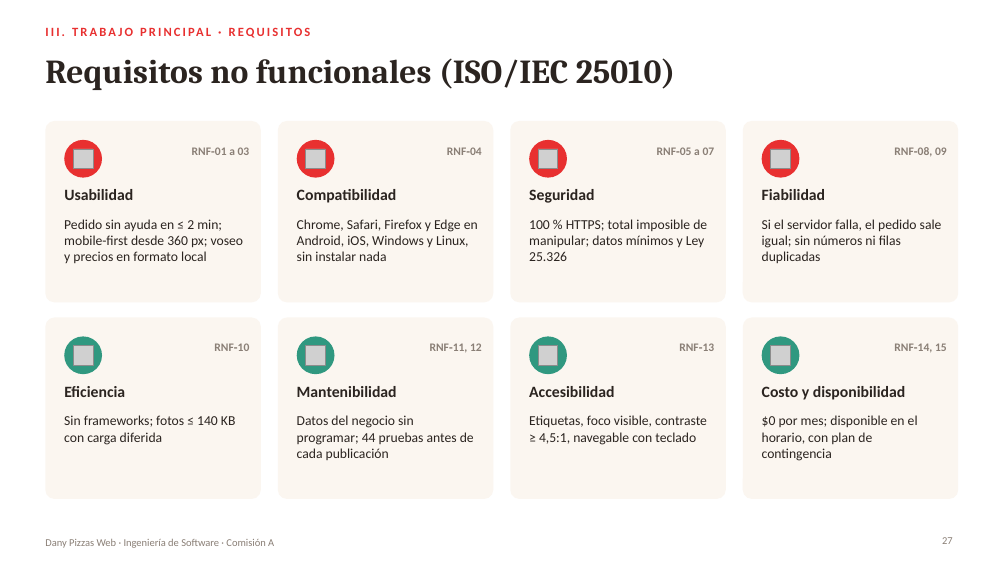
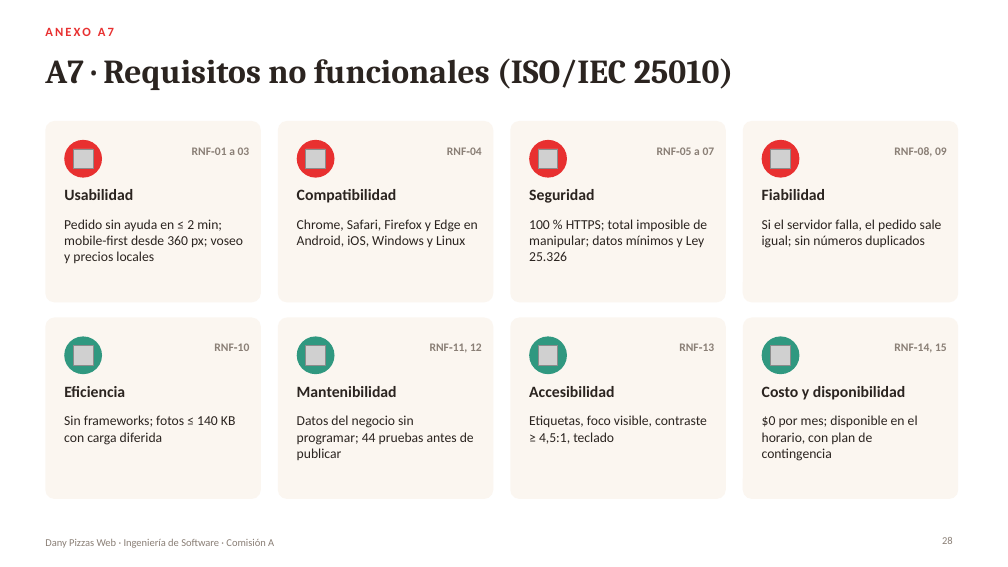
Before and after one commit to CastroMaximo/DanyPizzas, a slide deck: slide 28 of docs/presentacion/DanyPizzas_Presentacion.pptx (slide 27 before the commit). Drawn at 1008x567 pixels with LibreOffice and Linux fonts; fonts in the diff are those of the drawing; grey boxes stand for pictures. Boxes give left, top, right and bottom in pixels: in the first picture for what was removed or moved away, otherwise in the second. Text is boxed around its words. In the diff, an @@ line names an element or a change of style, - is before the commit and + after.

```diff
--- a/docs/presentacion/DanyPizzas_Presentacion.pptx
+++ b/docs/presentacion/DanyPizzas_Presentacion.pptx
@@ text at <box>45,27,114,36</box>: text changed @@
-III. TRABAJO PRINCIPAL · REQUISITOS
+ANEXO A7
@@ title at <box>45,58,733,90</box>: text changed @@
-Requisitos no funcionales (ISO/IEC 25010)
+A7 · Requisitos no funcionales (ISO/IEC 25010)
@@ text at <box>64,219,244,263</box>: text changed @@
-Pedido sin ayuda en ≤ 2 min; mobile-first desde 360 px; voseo y precios en formato local
+Pedido sin ayuda en ≤ 2 min; mobile-first desde 360 px; voseo y precios locales
@@ text at <box>297,219,478,247</box>: text changed @@
-Chrome, Safari, Firefox y Edge en Android, iOS, Windows y Linux, sin instalar nada
+Chrome, Safari, Firefox y Edge en Android, iOS, Windows y Linux
@@ text at <box>762,219,942,248</box>: text changed @@
-Si el servidor falla, el pedido sale igual; sin números ni filas duplicadas
+Si el servidor falla, el pedido sale igual; sin números duplicados
@@ text at <box>297,415,474,460</box>: text changed @@
-Datos del negocio sin programar; 44 pruebas antes de cada publicación
+Datos del negocio sin programar; 44 pruebas antes de publicar
@@ text at <box>529,415,707,444</box>: text changed @@
-Etiquetas, foco visible, contraste ≥ 4,5:1, navegable con teclado
+Etiquetas, foco visible, contraste ≥ 4,5:1, teclado
@@ page number at <box>942,537,953,544</box>: text changed @@
-27
+28
```
Also in this commit, not shown: 10 other slides changed, 19 slides added, 21 slides removed, 3 other files.
